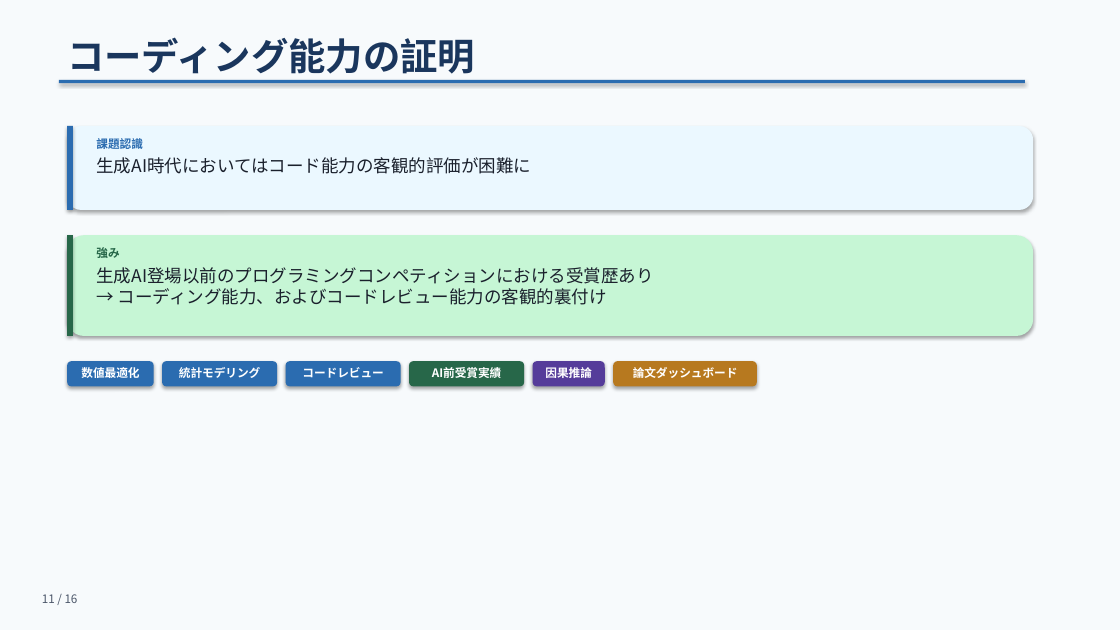
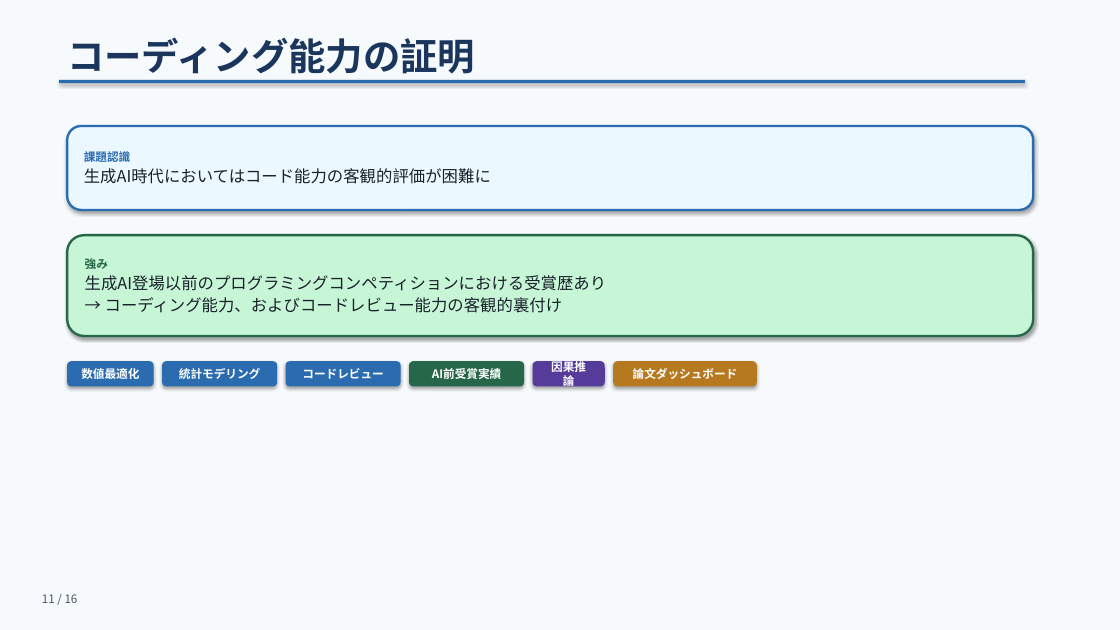
Before and after one commit to bougtoir/heat-accidents-mortality, a slide deck: slide 11 of meeting-slides/meeting_slides.pptx. Drawn at 1120x630 pixels with LibreOffice and Linux fonts; fonts in the diff are those of the drawing. Boxes give left, top, right and bottom in pixels: in the first picture for what was removed or moved away, otherwise in the second. Text is boxed around its words. In the diff, an @@ line names an element or a change of style, - is before the commit and + after.

```diff
--- a/meeting-slides/meeting_slides.pptx
+++ b/meeting-slides/meeting_slides.pptx
@@ rounded rectangle "課題認識": place and size @@
-rounded rectangle "課題認識" at box(96, 136, 143, 152)
+rounded rectangle "課題認識" at box(67, 126, 1033, 210)
@@ rounded rectangle "課題認識" at box(67, 126, 1033, 210): vertical alignment top to middle; fill none to #EBF8FF; outline none to #2B6CB0 2 pt; shadow on @@
@@ rounded rectangle removed at box(67, 126, 1033, 210) @@
@@ rectangle removed at box(67, 126, 73, 210) @@
@@ text in rounded rectangle at box(84, 149, 131, 165): more space between paragraphs @@
@@ text in rounded rectangle at box(84, 168, 491, 184): paragraph added @@
+生成AI時代においてはコード能力の客観的評価が困難に
@@ text removed at box(96, 157, 531, 174) @@
-生成AI時代においてはコード能力の客観的評価が困難に
@@ rounded rectangle "強み": place and size @@
-rounded rectangle "強み" at box(96, 267, 653, 305)
+rounded rectangle "強み" at box(67, 235, 1033, 336)
@@ rounded rectangle "強み" at box(67, 235, 1033, 336): vertical alignment top to middle; fill none to #C6F6D5; outline none to #276749 2 pt; shadow on @@
@@ rounded rectangle removed at box(67, 235, 1033, 336) @@
@@ rectangle removed at box(67, 235, 73, 336) @@
@@ text in rounded rectangle at box(85, 258, 108, 269): paragraph added @@
+強み
@@ text removed at box(96, 247, 119, 258) @@
-強み
@@ text in rounded rectangle at box(85, 275, 607, 313): size 15 to 14 pt; more space between paragraphs @@
@@ 3 rounded rectangles: place and size @@
-3 rounded rectangles at box(81, 365, 738, 381)
+3 rounded rectangles at box(67, 361, 757, 386)
@@ rounded rectangle "因果推論" at box(533, 361, 605, 386): more space between paragraphs; vertical alignment top to middle; fill none to #553C9A; shadow on @@
@@ rounded rectangle "数値最適化" at box(67, 361, 154, 386): more space between paragraphs; vertical alignment top to middle; fill none to #2B6CB0; shadow on @@
@@ rounded rectangle removed at box(67, 361, 154, 386) @@
@@ rounded rectangle removed at box(533, 361, 605, 386) @@
@@ rounded rectangle "論文ダッシュボード" at box(613, 361, 757, 386): more space between paragraphs; vertical alignment top to middle; fill none to #B7791F; shadow on @@
@@ rounded rectangle removed at box(613, 361, 757, 386) @@
```
Also in this commit, not shown: 10 other slides changed, 1 other file.
